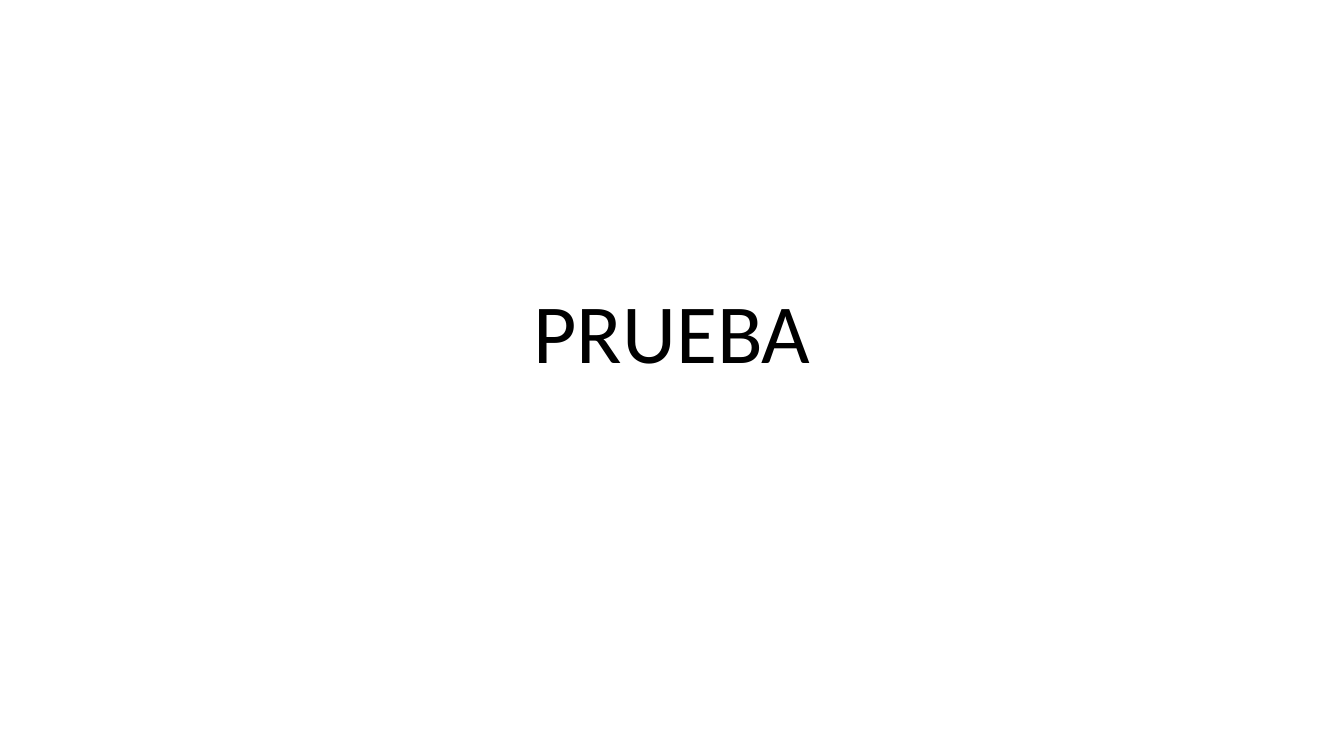
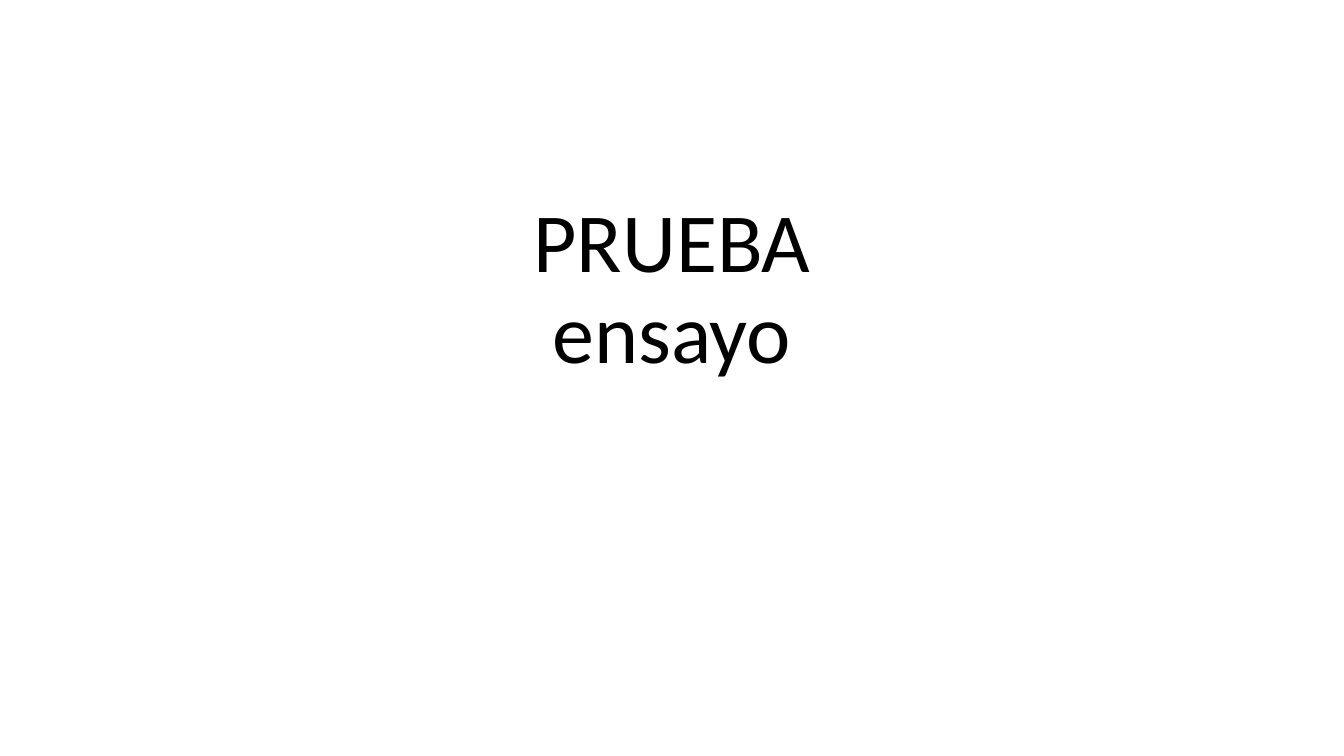
Before and after one commit to unalmdei/repositorio1, a slide deck: slide 1 of presentacion1.pptx. Drawn at 1344x756 pixels with LibreOffice and Linux fonts; fonts in the diff are those of the drawing. Boxes give left, top, right and bottom in pixels: in the first picture for what was removed or moved away, otherwise in the second. Text is boxed around its words. In the diff, an @@ line names an element or a change of style, - is before the commit and + after.

```diff
--- a/presentacion1.pptx
+++ b/presentacion1.pptx
@@ title at bbox=[533, 218, 810, 377]: text changed @@
-PRUEBA
+PRUEBA
+ensayo
```
Also in this commit, not shown: 3 other files.
